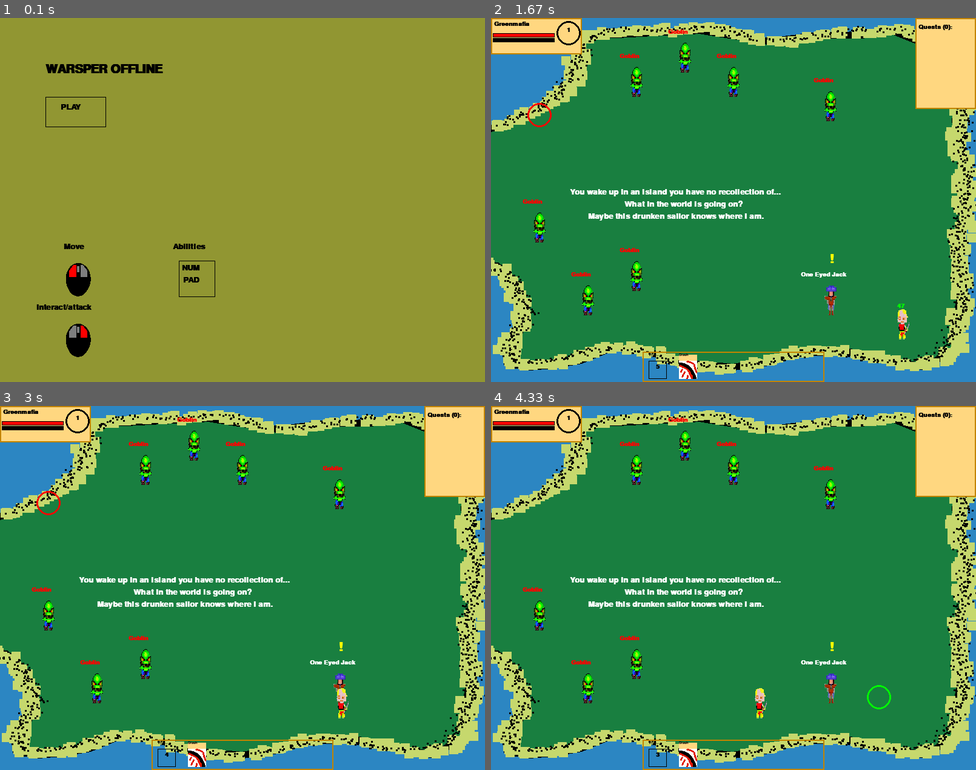
Above: before the commit, frames 1-4 (two rows, left to right).
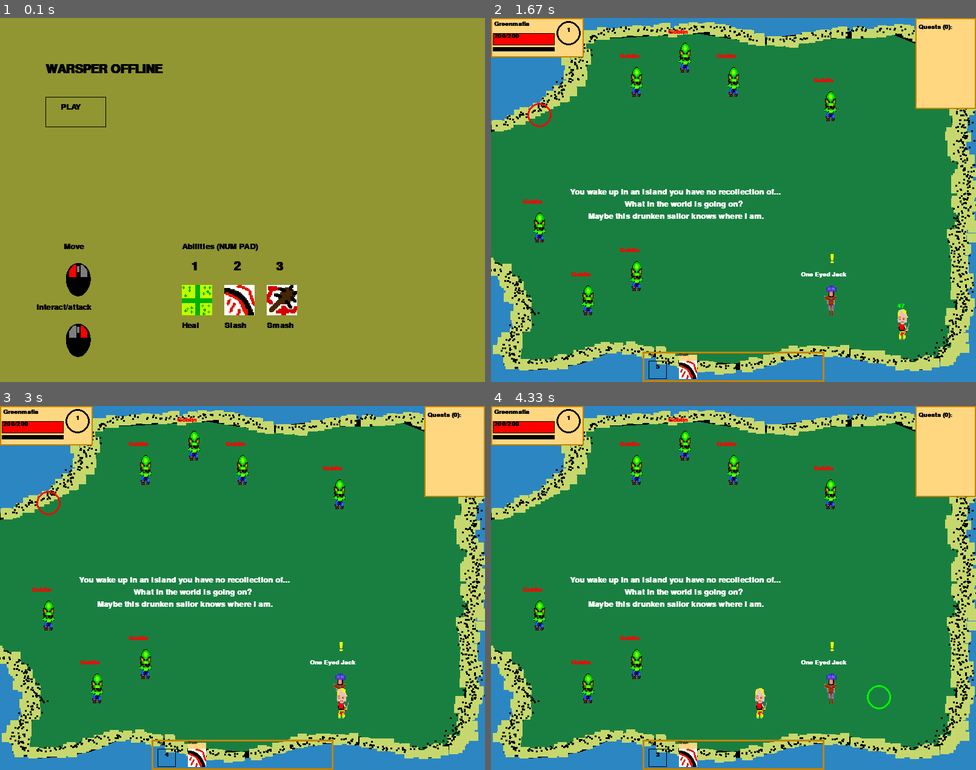
Above: after the commit, the same moments.

Repository: Lauri-Iivarinen/Pygame-WarspearOffline
Game: pygame game, started from main.py
Same seed, same stepped clock (60 frames per second), same inputs: the game is played once before the commit and once after it.
Inputs (mouse positions are in pixels of both pictures, inside the frame that each line leads up to):
- Up to frame 1 (0.1 s): no input
- Up to frame 2 (1.67 s): click "PLAY" at 0.38 s; tap 1 at 0.67 s; press the mouse at (549, 119) at 1.53 s; move the mouse to (714, 156) at 1.63 s
- Up to frame 3 (3 s): release the mouse at (392, 580) at 1.77 s; press the mouse at (58, 507) at 1.87 s; move the mouse to (203, 504) at 1.97 s; release the mouse at (349, 500) at 2.1 s; press the mouse at (58, 507) at 2.2 s; move the mouse to (223, 507) at 2.3 s; release the mouse at (383, 507) at 2.43 s; press the mouse at (58, 507) at 2.53 s; move the mouse to (174, 497) at 2.63 s; release the mouse at (286, 486) at 2.77 s; press the mouse at (58, 507) at 2.87 s; move the mouse to (130, 544) at 2.97 s
- Up to frame 4 (4.33 s): release the mouse at (694, 584) at 3.1 s; press the mouse at (549, 507) at 3.2 s; move the mouse to (573, 544) at 3.3 s; release the mouse at (597, 580) at 3.43 s; press the mouse at (549, 507) at 3.53 s; move the mouse to (714, 613) at 3.63 s; release the mouse at (879, 719) at 3.77 s; press the mouse at (549, 507) at 3.87 s; move the mouse to (631, 529) at 3.97 s; release the mouse at (714, 551) at 4.1 s; tap 2 at 4.23 s; click (879, 689) at 4.25 s

The runs differ from the first frame. In frame 1, 2.1% of the frame differs, in the area x 35-62%, y 62-86%; in frame 2, 0.9%; in frame 3, 0.9%; in frame 4, 0.9%.

Commit message:
improvements after playtesting:D

Diff:
--- a/classes/Drawing.py
+++ b/classes/Drawing.py
@@ -29,8 +29,10 @@
         title = self.LARGEFONT.render('WARSPER OFFLINE', 1, 'black')
         self.WINDOW.blit(title, (75,75))
         play_frame = pygame.Rect(75, 130, 100, 50)
+        pygame.draw.rect(self.WINDOW, 'black', play_frame, 1)
         play_txt = self.BIGFONT.render('PLAY', 1, 'black')
         self.WINDOW.blit(play_txt, (100,140))
+        #Playguide
         l_guide = self.BIGFONT.render('Move', 1, 'black')
         r_guide = self.BIGFONT.render('Interact/attack', 1, 'black')
         l_click = pygame.transform.scale(pygame.image.load('assets/icons/L_click.png'), (60,60))
@@ -39,17 +41,21 @@
         self.WINDOW.blit(r_click, (100, 500))
         self.WINDOW.blit(l_guide, (105, 370))
         self.WINDOW.blit(r_guide, (60, 470))
-
-        abilities = self.BIGFONT.render('Abilities', 1, 'black')
-        self.WINDOW.blit(abilities, (285, 370))
-        num_pad_border = pygame.Rect(295, 400, 60,60)
-        pygame.draw.rect(self.WINDOW, 'black', num_pad_border, 1)
-        num = self.BIGFONT.render('NUM', 1, 'black')
-        self.WINDOW.blit(num, (300, 405))
-        pad = self.BIGFONT.render('PAD', 1, 'black')
-        self.WINDOW.blit(pad, (302, 425))
-
-        pygame.draw.rect(self.WINDOW, 'black', play_frame, 1)
+        abilities = self.BIGFONT.render('Abilities (NUM PAD)', 1, 'black')
+        self.WINDOW.blit(abilities, (300, 370))
+        list = ['Heal', 'Slash', 'Smash']
+        icon_x = 300
+        icon_y = 440
+        for txt in list:
+            icon = pygame.transform.scale(pygame.image.load(f'assets/icons/{txt}.png'), (50,50))
+            self.WINDOW.blit(icon, (icon_x, icon_y))
+            button = self.LARGEFONT.render(f'{list.index(txt)+1}', 1, 'black')
+            self.WINDOW.blit(button, (icon_x+15, 400))
+            ability_name = self.BIGFONT.render(txt, 1, 'black')
+            self.WINDOW.blit(ability_name, (icon_x, icon_y + 60))
+            icon_x += 70
+
+
         pygame.display.update()
 
     def get_text_pos(self,x,y,length):
@@ -95,38 +101,41 @@
 
 
     def draw_UI(self,player: Player):
-        bg = pygame.Rect(0,0,150,60)
+        bg = pygame.Rect(0,0,153,65)
         pygame.draw.rect(self.WINDOW, (255,215,128), bg)
         pygame.draw.rect(self.WINDOW, (194, 132, 0), bg, 2)
         name = self.FONT.render(player.name, 1, 'black')
-        health_bar_frame = pygame.Rect(3,25, 102, 7)
+        health_bar_frame = pygame.Rect(3,25, 102, 20)
         pygame.draw.rect(self.WINDOW, 'black', health_bar_frame)
-        health_bar = pygame.Rect(4,26, round((player.curr_health/player.max_health)*100), 5)
+        health_bar = pygame.Rect(4,26, round((player.curr_health/player.max_health)*100), 18)
         pygame.draw.rect(self.WINDOW, 'red', health_bar)
-        xp_bar_frame = pygame.Rect(3,33, 102, 7)
+        xp_bar_frame = pygame.Rect(3,48, 102, 7)
         pygame.draw.rect(self.WINDOW, 'black', xp_bar_frame)
-        xp_bar = pygame.Rect(4,34, round((player.xp/player.xp_cap)*100), 5)
+        xp_bar = pygame.Rect(4,49, round((player.xp/player.xp_cap)*100), 5)
         pygame.draw.rect(self.WINDOW, 'yellow', xp_bar)
         pygame.draw.circle(self.WINDOW, 'black', (128,25), self.CURSOR_SIZE, self.CURSOR_THICKNESS)
         level = self.FONT.render(f'{player.level}', 1, 'black')
         self.WINDOW.blit(name, (5,5))
         self.WINDOW.blit(level, (125,15))
+        hp_count = f'{player.curr_health}/{player.max_health}'
+        hp_txt = self.FONT.render(hp_count, 1, 'black')
+        self.WINDOW.blit(hp_txt, (5, 25))
         #BG (255,215,128)
         #frame (194, 132, 0)
 
 
-    def draw_target_UI(self,player: Mob):
-        bg = pygame.Rect(160,0,150,60)
+    def draw_target_UI(self, player: Mob):
+        bg = pygame.Rect(160,0,130,50)
         pygame.draw.rect(self.WINDOW, (255,215,128), bg)
         pygame.draw.rect(self.WINDOW, (194, 132, 0), bg, 2)
         name = self.FONT.render(player.name, 1, 'black')
         hp_txt = self.FONT.render(f'{player.curr_health}/{player.max_health}', 1, 'black')
-        health_bar_frame = pygame.Rect(163,25, 102, 7)
+        health_bar_frame = pygame.Rect(170,25, 102, 20)
         pygame.draw.rect(self.WINDOW, 'black', health_bar_frame)
-        health_bar = pygame.Rect(164,26, round((player.curr_health/player.max_health)*100), 5)
+        health_bar = pygame.Rect(171,26, round((player.curr_health/player.max_health)*100), 18)
         pygame.draw.rect(self.WINDOW, 'red', health_bar)
-        self.WINDOW.blit(name, (162,5))
-        self.WINDOW.blit(hp_txt, (165, 32))
+        self.WINDOW.blit(name, (170,5))
+        self.WINDOW.blit(hp_txt, (175, 25))
 
 
     def draw_ability_bar(self,abilities: list):
@@ -134,7 +143,7 @@
         y = 550
         bg = pygame.Rect(x,y,300,50)
         #pygame.draw.rect(self.WINDOW, (255,215,128), bg)
-        pygame.draw.rect(self.WINDOW, (194, 132, 0), bg, 2)
+        pygame.draw.rect(self.WINDOW, (194, 132, 0), bg, 3)
         y += 15
         x += 10
         for ability in abilities:
@@ -187,21 +196,21 @@
             self.WINDOW.blit(information, (x+10,txt_y))
             txt_y += 10
         object = self.SMALLFONT.render(quest.object, 1, 'black')
-        self.WINDOW.blit(object, (x+10, 370))
+        self.WINDOW.blit(object, (x+10, 420))
         if completing_quest:
-            txt_frame = pygame.Rect(x+10,390,70,40)
+            txt_frame = pygame.Rect(x+10,440,70,40)
             pygame.draw.rect(self.WINDOW, 'black', txt_frame, 1)
             object = self.FONT.render('Complete', 1, 'black')
-            self.WINDOW.blit(object, (x+15,400))
+            self.WINDOW.blit(object, (x+15,450))
         else:
-            txt_frame = pygame.Rect(x+10,390,70,40)
+            txt_frame = pygame.Rect(x+10,440,70,40)
             pygame.draw.rect(self.WINDOW, 'black', txt_frame, 1)
             object = self.FONT.render('Accept', 1, 'black')
-            dcl_frame = pygame.Rect(x+90,390,70,40)
+            dcl_frame = pygame.Rect(x+90,440,70,40)
             pygame.draw.rect(self.WINDOW, 'black', dcl_frame, 1)
             decline = self.FONT.render('Decline', 1, 'black')
-            self.WINDOW.blit(object, (x+15,400))
-            self.WINDOW.blit(decline, (x+95, 400))
+            self.WINDOW.blit(object, (x+15,450))
+            self.WINDOW.blit(decline, (x+95, 450))
 
 
     def get_quests(self,target: Mob, player: Player):
@@ -245,16 +254,19 @@
             greeting = self.FONT.render(str, 1, 'black')
             self.WINDOW.blit(greeting, (text_x,text_y))
             text_y += 15
-
+        text_y += 20
+        quest_text = self.BIGFONT.render('Quests:', 1, 'black')
+        self.WINDOW.blit(quest_text, (text_x+5, text_y))
+        text_y += 20
         if len(completed_quests) > 0:
             mouse = pygame.mouse.get_pressed()
             y = 10+text_y
             self.draw_opened_quest(completed_quests[0], (0,0), player, text_x, 10+text_y, True, target)
             if mouse[0]:
                 cursor = pygame.mouse.get_pos()
-                if cursor[0] >= text_x and cursor[0] <= text_x+280 and cursor[1] >= 450 and cursor[1] <= 500:
-                    self.clear_opened_quest()
-                if cursor[0] >= text_x+10 and cursor[0] <= text_x+80 and cursor[1] >= 390 and cursor[1] <= 430:#accept button
+                #if cursor[0] >= text_x and cursor[0] <= text_x+280 and cursor[1] >= 450 and cursor[1] <= 500:
+                    #self.clear_opened_quest()
+                if cursor[0] >= text_x+10 and cursor[0] <= text_x+80 and cursor[1] >= 440 and cursor[1] <= 480:#complete button
                     player.complete_quest(completed_quests[0])
                     self.announcement.append(Combat_text('Quest completed', 'white', 300, 75))
         else:
@@ -265,11 +277,11 @@
             y = 10+text_y
             if mouse[0]:
                 cursor = pygame.mouse.get_pos()
-                if cursor[0] >= text_x and cursor[0] <= text_x+280 and cursor[1] >= 450 and cursor[1] <= 500:
+                #if cursor[0] >= text_x and cursor[0] <= text_x+280 and cursor[1] >= 450 and cursor[1] <= 500:
+                    #self.clear_opened_quest()
+                if cursor[0] >= text_x+90 and cursor[0] <= text_x+160 and cursor[1] >= 440 and cursor[1] <= 480:#decline button
                     self.clear_opened_quest()
-                if cursor[0] >= text_x+90 and cursor[0] <= text_x+160 and cursor[1] >= 390 and cursor[1] <= 430:#decline button
-                    self.clear_opened_quest()
-                if cursor[0] >= text_x+10 and cursor[0] <= text_x+80 and cursor[1] >= 390 and cursor[1] <= 430:#accept button
+                if cursor[0] >= text_x+10 and cursor[0] <= text_x+80 and cursor[1] >= 440 and cursor[1] <= 480:#accept button
                     self.accept_quest(player, target)
             if len(self.open_quest) == 0:
                 for quest in quests:
--- a/classes/Player.py
+++ b/classes/Player.py
@@ -105,7 +105,7 @@
         self.xp = xp
         self.quests = quests
         self.abilities = [
-            Ability('Vitalize', 'heal', 0, 35, 5, True),
+            Ability('Heal', 'heal', 0, 35, 5, True),
             Ability('Slash', 'dmg', 25, 0, 7, True),
         ]
         self.xp_cap = 100
--- a/main.py
+++ b/main.py
@@ -249,7 +249,7 @@
 
             #ABILITIES
             keys = pygame.key.get_pressed()
-            if keys[pygame.K_1] and gcd_ok and player_info.ability_usable('Vitalize'):
+            if keys[pygame.K_1] and gcd_ok and player_info.ability_usable('Heal'):
                 useHeal = True
                 gcd_ok = False
             if keys[pygame.K_2] and gcd_ok and player_info.ability_usable('Slash'):
@@ -282,8 +282,8 @@
                 if active_target:
                     speaking = do_interact(active_target, player, player_info)
                 if useHeal:
-                    if player_info.useAbility('Vitalize'):
-                        heal = player_info.get_ability('Vitalize')
+                    if player_info.useAbility('Heal'):
+                        heal = player_info.get_ability('Heal')
                         drawing.combat_txt.append(Combat_text(f'{player_info.calc_healing(heal.healing)}', 'green', player.x, player.y))
                         useHeal = False
                         gcd_ok = True
Renamed: assets/icons/Vitalize.png -> assets/icons/Heal.png
